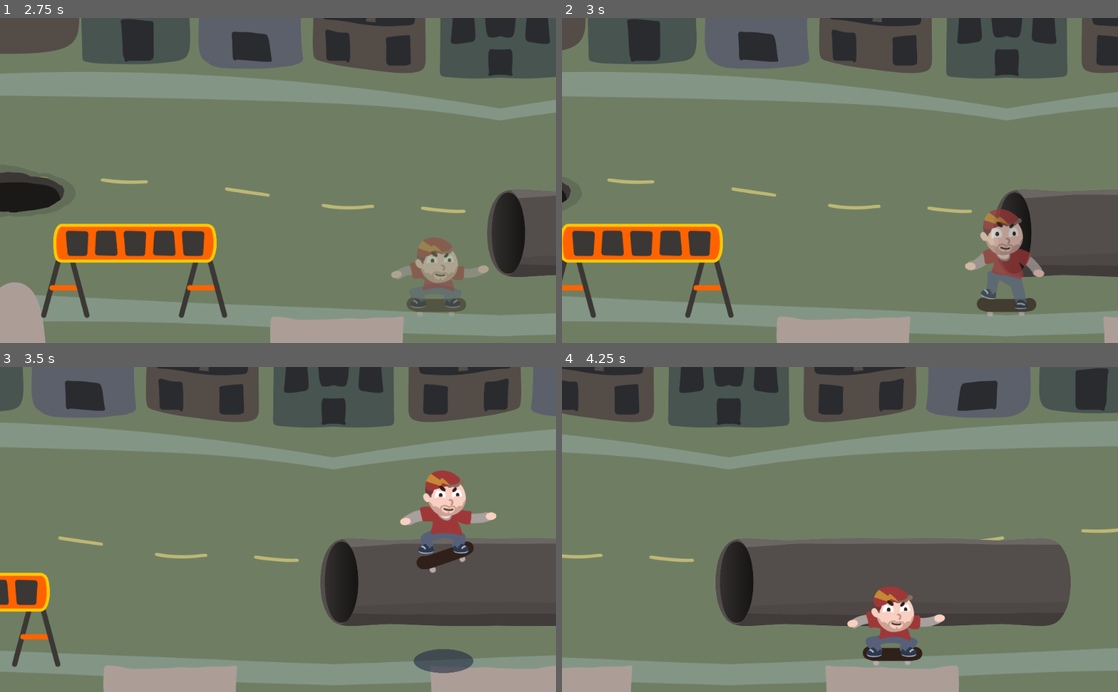
Above: before the commit, frames 1-4 (two rows, left to right).
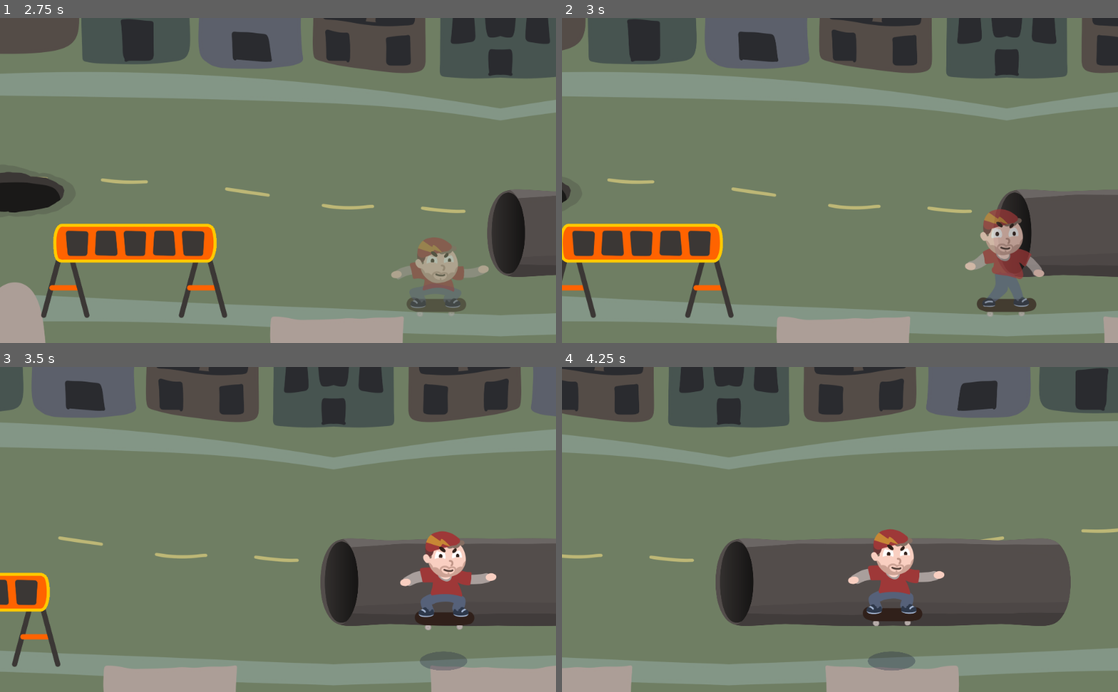
Above: after the commit, the same moments.

Repository: proximadams/The-Radical-Adventures-of-Chris-Pointon
Game: Godot game, scene res://scenes/Level.tscn
Same seed, same stepped clock (60 frames per second), same inputs: the game is played once before the commit and once after it.
Inputs:
- Up to frame 1 (2.75 s): hold D (move_right) 0.53-1.28 s; hold Down (shift_crouch) 0.53-1.28 s; tap Up (shift_jump) at 0.77, 0.8, 1.07, 1.35, 1.52, 1.82, 2.3 s; hold Left (shift_back) 1.28-2.03 s; tap Down (shift_crouch) at 1.55 s; hold D (move_right) from 2.03 s (still down); hold Down (shift_crouch) from 2.03 s (still down)
- Up to frame 2 (3 s): release D (move_right) at 2.78 s; release Down (shift_crouch) at 2.78 s; hold Right (shift_forward) from 2.78 s (still down); tap Down (shift_crouch) at 2.85 s
- Up to frame 3 (3.5 s): keep holding Right (shift_forward); tap Up (shift_jump) at 3.02, 3.32 s
- Up to frame 4 (4.25 s): release Right (shift_forward) at 3.53 s; hold A (move_left) from 3.53 s (still down); hold Up (shift_jump) from 3.53 s (still down)

Frame 1 is identical in both runs. In frame 2, 0.1% of the frame differs, in the area x 75-84%, y 83-90%; in frame 3, 4.4%, in the area x 71-90%, y 31-95%; in frame 4, 3.7%.

Commit message:
can no longer cancel grind_end animation with shift_*

Diff:
--- a/code/Player.gd
+++ b/code/Player.gd
@@ -30,35 +30,36 @@
 				anim.queue('idle')
 			else:
 				anim.play('idle')
-		if Input.is_action_pressed('shift_jump'):
-			if 0.0 < crounchWindowTimer:
-				if _check_is_grinding():
-					isTryingToEndGrind = false
-					anim.play('grind_end_jump_high')
-				elif not anim.current_animation.begins_with('grind_end'):
-					anim.play('jump_high')
-			else:
-				if _check_is_grinding():
-					isTryingToEndGrind = false
-					anim.play('grind_end_jump_low')
-				elif not anim.current_animation.begins_with('grind_end'):
-					anim.play('jump_low')
-			anim.queue('idle')
-		elif Input.is_action_pressed('shift_crouch'):
-			if crounchWindowTimer < CROUNCH_WINDOW_TIME * 0.9 and not anim.current_animation.begins_with('grind_end'):
-				if _check_is_grinding():
-					anim.play('grind_crouch')
+		if not anim.current_animation.begins_with('grind_end'):
+			if Input.is_action_pressed('shift_jump'):
+				if 0.0 < crounchWindowTimer:
+					if _check_is_grinding():
+						isTryingToEndGrind = false
+						anim.play('grind_end_jump_high')
+					elif not anim.current_animation.begins_with('grind_end'):
+						anim.play('jump_high')
 				else:
-					anim.play('shift_crouch')
-			crounchWindowTimer = CROUNCH_WINDOW_TIME
-		elif Input.is_action_pressed('shift_forward'):
-			if anim.current_animation != 'shift_forward' and anim.current_animation != 'hold_forward' and not anim.current_animation.begins_with('turn'):
-				anim.play('shift_forward')
-				anim.queue('hold_forward')
-		elif Input.is_action_pressed('shift_back'):
-			if anim.current_animation != 'shift_back' and anim.current_animation != 'hold_back' and not anim.current_animation.begins_with('turn'):
-				anim.play('shift_back')
-				anim.queue('hold_back')
+					if _check_is_grinding():
+						isTryingToEndGrind = false
+						anim.play('grind_end_jump_low')
+					elif not anim.current_animation.begins_with('grind_end'):
+						anim.play('jump_low')
+				anim.queue('idle')
+			elif Input.is_action_pressed('shift_crouch'):
+				if crounchWindowTimer < CROUNCH_WINDOW_TIME * 0.9:
+					if _check_is_grinding():
+						anim.play('grind_crouch')
+					else:
+						anim.play('shift_crouch')
+				crounchWindowTimer = CROUNCH_WINDOW_TIME
+			elif Input.is_action_pressed('shift_forward'):
+				if anim.current_animation != 'shift_forward' and anim.current_animation != 'hold_forward' and not anim.current_animation.begins_with('turn'):
+					anim.play('shift_forward')
+					anim.queue('hold_forward')
+			elif Input.is_action_pressed('shift_back'):
+				if anim.current_animation != 'shift_back' and anim.current_animation != 'hold_back' and not anim.current_animation.begins_with('turn'):
+					anim.play('shift_back')
+					anim.queue('hold_back')
 	if 0.0 < crounchWindowTimer:
 		crounchWindowTimer -= delta
 	crounchWindowTimer = max(0.0, crounchWindowTimer)
@@ -75,7 +76,7 @@
 
 	# tricks
 	_listen_for_trick_inputs(delta)
-	if (anim.current_animation == 'shift_back' or anim.current_ …(234 unchanged characters)… putShiftForward < GROUND_180_WINDOW_TIME:
+	if (anim.current_animation == 'shift_back' or anim.current_ …(234 unchanged characters)… putShiftForward < GROUND_180_WINDOW_TIME and not anim.current_animation.begins_with('grind_end'):
 		anim.play('turn_180_ftb')
 		anim.queue('idle')
 	timeSinceStartedGrind += delta
--- a/scenes/Level.tscn
+++ b/scenes/Level.tscn
@@ -726,7 +726,7 @@
 
 [sub_resource type="Animation" id=38]
 resource_name = "grind_end_jump_high"
-length = 1.8
+length = 1.6
 step = 0.05
 tracks/0/type = "value"
 tracks/0/path = NodePath("ChrisHolder/Upper:frame")
@@ -875,7 +875,7 @@
 
 [sub_resource type="Animation" id=37]
 resource_name = "grind_end_jump_low"
-length = 1.4
+length = 1.25
 step = 0.05
 tracks/0/type = "value"
 tracks/0/path = NodePath("ChrisHolder/Upper:frame")
